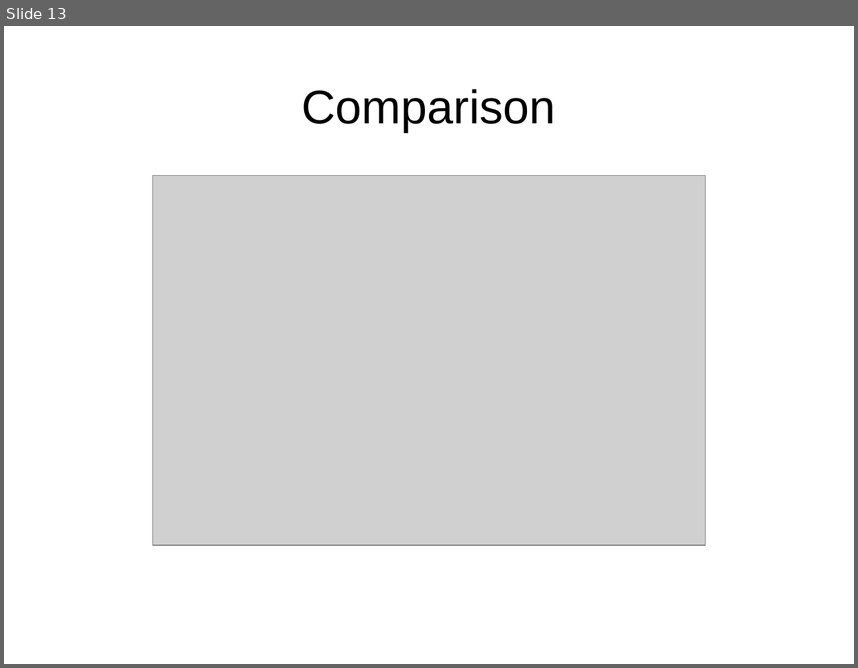
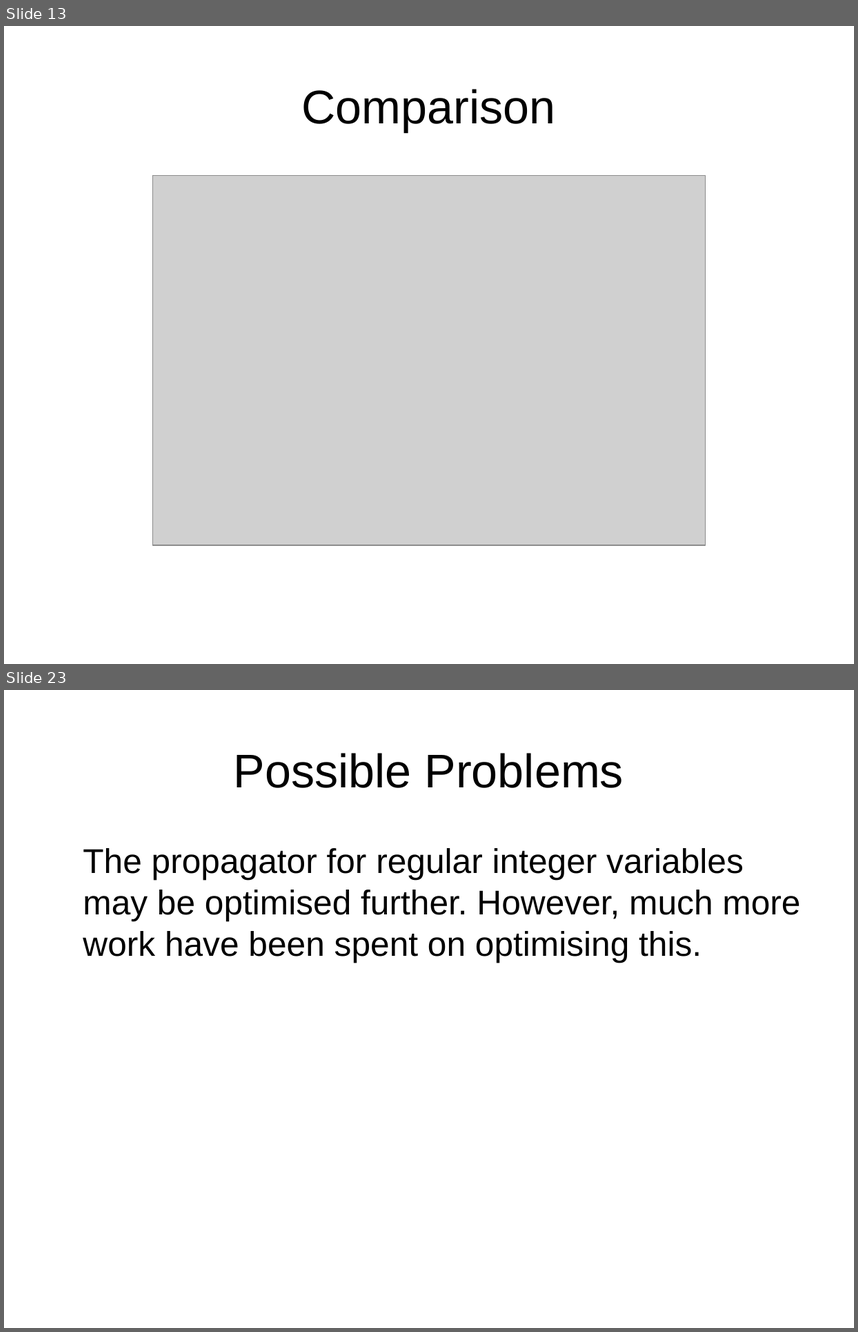
Before and after one commit to klutt/gecode-tuples, a slide deck: doc/presentation.odp. Shown one above the other, each under a label of ours: slide 13 before the commit, slides 13 and 23 after it; the slides between them are not shown. The pictures are 858x668 and 858x1332 pixels, drawn with LibreOffice and Linux fonts; fonts in the diff are those of the drawing; grey boxes stand for pictures. Boxes give left, top, right and bottom in pixels: in the first picture for what was removed or moved away, otherwise in the second. Text is boxed around its words. In the diff, an @@ line names an element or a change of style, - is before the commit and + after.

```diff
--- a/doc/presentation.odp
+++ b/doc/presentation.odp
@@ slide 23 added at bbox=[4, 690, 854, 1328], background #FFFFFF @@
@@ title added at bbox=[234, 753, 624, 788], 44 pt, text #000000 @@
+Possible Problems
@@ text added at bbox=[83, 848, 800, 962], 32 pt, text #000000 @@
+The propagator for regular integer variables may be optimised further. However, much more work have been spent on optimising this.
```
Also in this commit, not shown: 10 other slides added, 5 other files.
